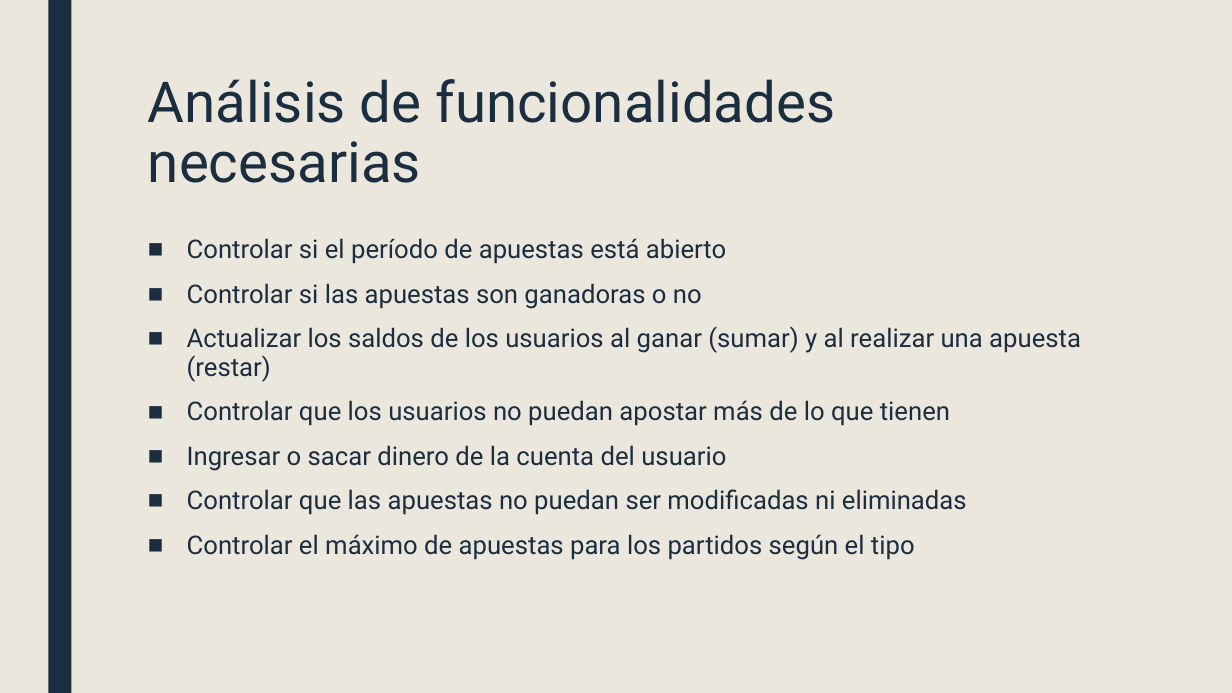
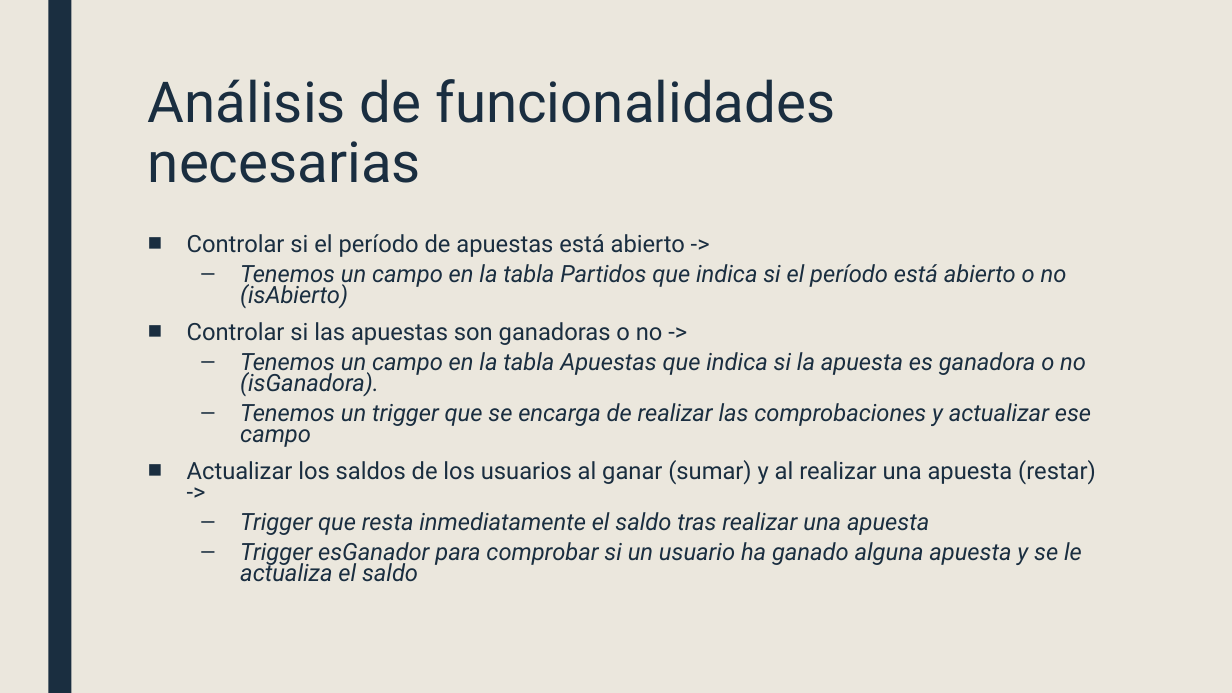
Before and after one commit to randomkwiz/ejercicioApuestasAD, a slide deck: slide 3 of ExposicionApuestasDB.pptx. Drawn at 1232x693 pixels with LibreOffice and Linux fonts; fonts in the diff are those of the drawing. Boxes give left, top, right and bottom in pixels: in the first picture for what was removed or moved away, otherwise in the second. Text is boxed around its words. In the diff, an @@ line names an element or a change of style, - is before the commit and + after.

Commit message:
pptx

```diff
--- a/ExposicionApuestasDB.pptx
+++ b/ExposicionApuestasDB.pptx
@@ text at box(187, 234, 1096, 582): text changed; size 20 to 18.5 pt; italic on @@
-■ Controlar si el período de apuestas está abierto
-■ Controlar si las apuestas son ganadoras o no
-■ Actualizar los saldos de los usuarios al ganar (sumar) y al realizar una apuesta (restar)
-■ Controlar que los usuarios no puedan apostar más de lo que tienen
-■ Ingresar o sacar dinero de la cuenta del usuario
-■ Controlar que las apuestas no puedan ser modificadas ni eliminadas
-■ Controlar el máximo de apuestas para los partidos según el tipo
+■ Controlar si el período de apuestas está abierto ->
+  – Tenemos un campo en la tabla Partidos que indica si el período está abierto o no (isAbierto)
+■ Controlar si las apuestas son ganadoras o no ->
+  – Tenemos un campo en la tabla Apuestas que indica si la apuesta es ganadora o no (isGanadora).
+  – Tenemos un trigger que se encarga de realizar las comprobaciones y actualizar ese campo
+■ Actualizar los saldos de los usuarios al ganar (sumar) y al realizar una apuesta (restar) ->
+  – Trigger que resta inmediatamente el saldo tras realizar una apuesta
+  – Trigger esGanador para comprobar si un usuario ha ganado alguna apuesta y se le actualiza el saldo
```
Also in this commit, not shown: 1 slide added.
